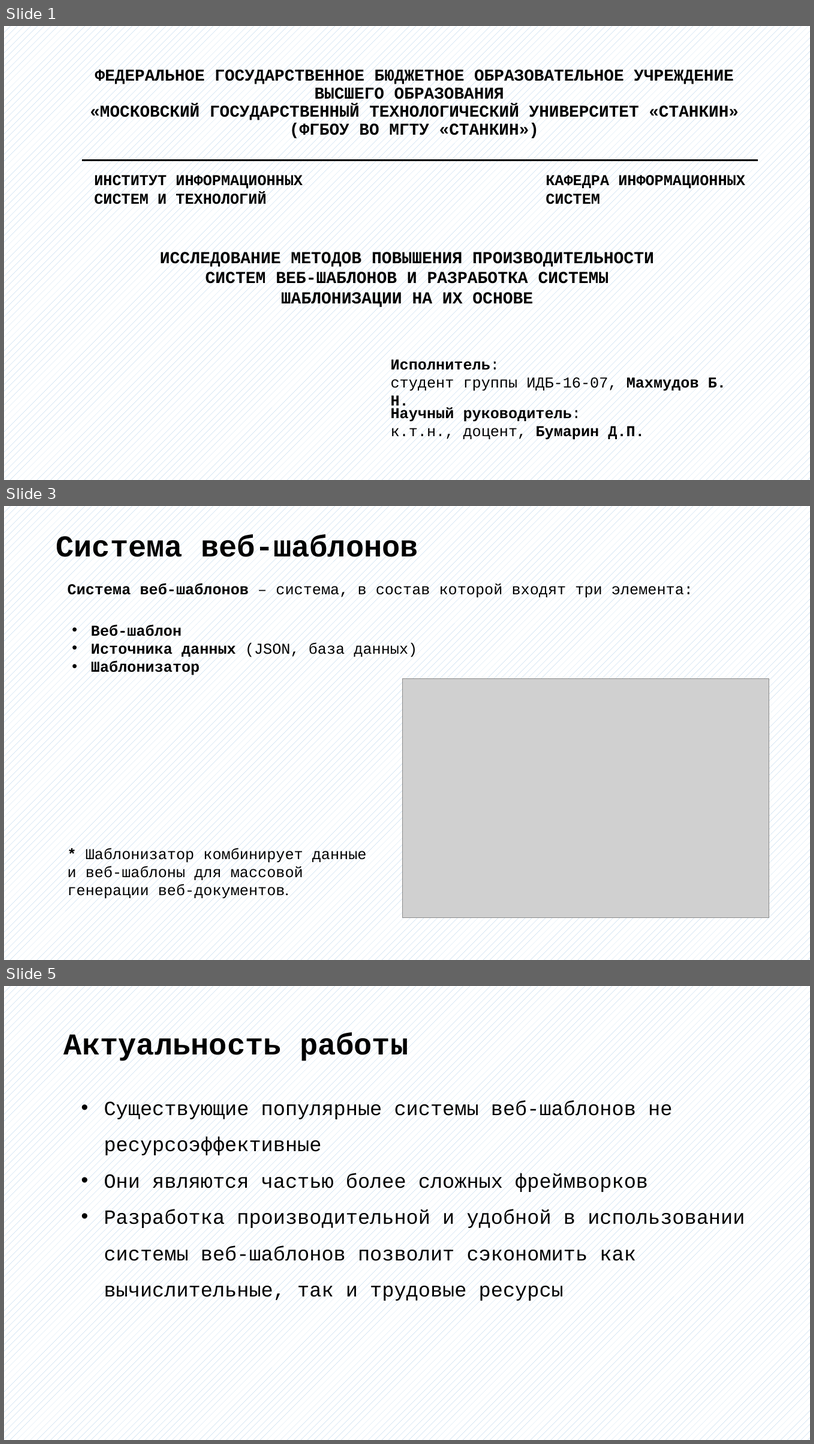
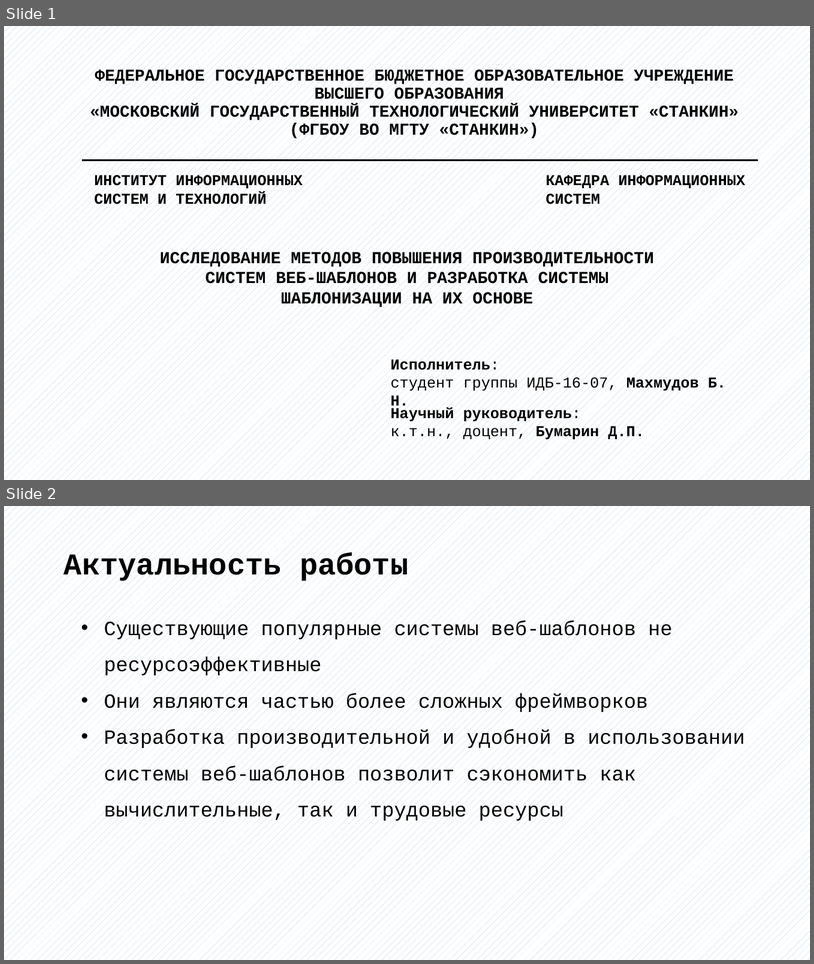
Before and after one commit to bobs4462/tachyon, a slide deck: docs/Презентация ВКР.pptx. Shown one above the other, each under a label of ours: slides 1, 3 and 5 before the commit, slides 1 and 2 after it; the slides between them are not shown. The pictures are 814x1444 and 814x964 pixels, drawn with LibreOffice and Linux fonts; fonts in the diff are those of the drawing; grey boxes stand for pictures. Boxes give left, top, right and bottom in pixels: in the first picture for what was removed or moved away, otherwise in the second. Text is boxed around its words. In the diff, an @@ line names an element or a change of style, - is before the commit and + after.

```diff
--- a/docs/Презентация ВКР.pptx
+++ b/docs/Презентация ВКР.pptx
@@ slide 3 removed at (4, 506, 810, 960), background pattern #9DC3E6 on #FFFFFF @@
@@ text removed at (56, 535, 419, 565) @@
-Система веб-шаблонов
@@ text removed at (68, 583, 693, 599) @@
-Система веб-шаблонов – система, в состав которой входят три элемента:
@@ text removed at (91, 624, 417, 677) @@
-• Веб-шаблон
-• Источника данных (JSON, база данных)
-• Шаблонизатор
@@ picture removed at (402, 678, 770, 918) @@
@@ text removed at (68, 847, 367, 900) @@
-* Шаблонизатор комбинирует данные и веб-шаблоны для массовой генерации веб-документов.
@@ what was slide 5 is now slide 2 @@
```
Also in this commit, not shown: 4 slides changed, 1 slide added, 3 other slides removed, 2 other files.
